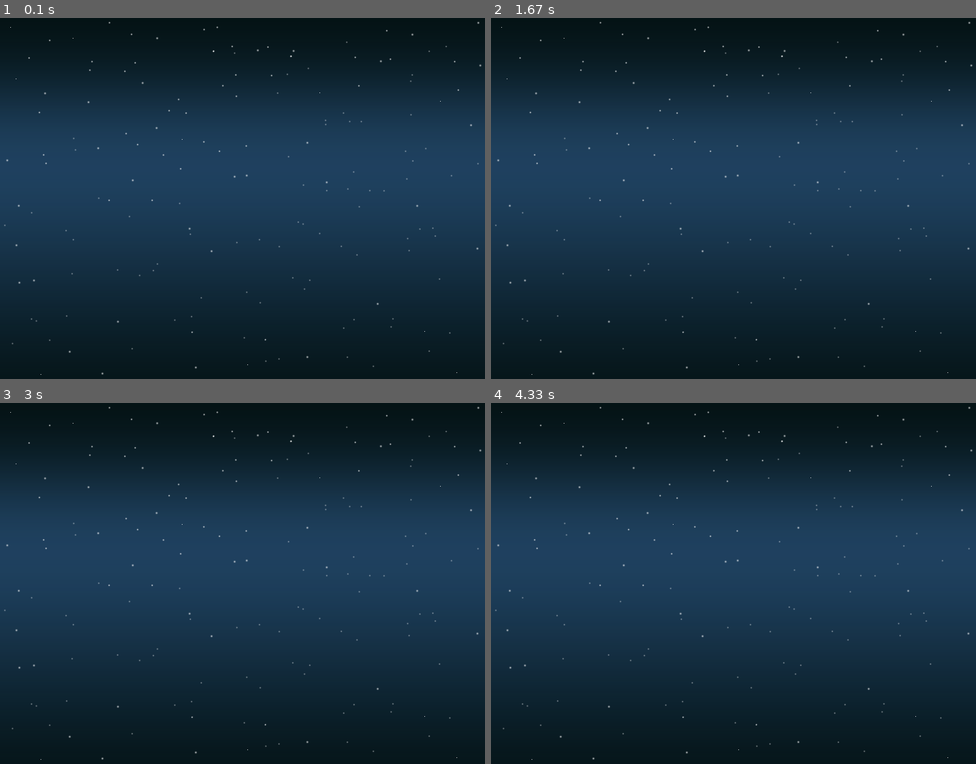
Above: before the commit, frames 1-4 (two rows, left to right).
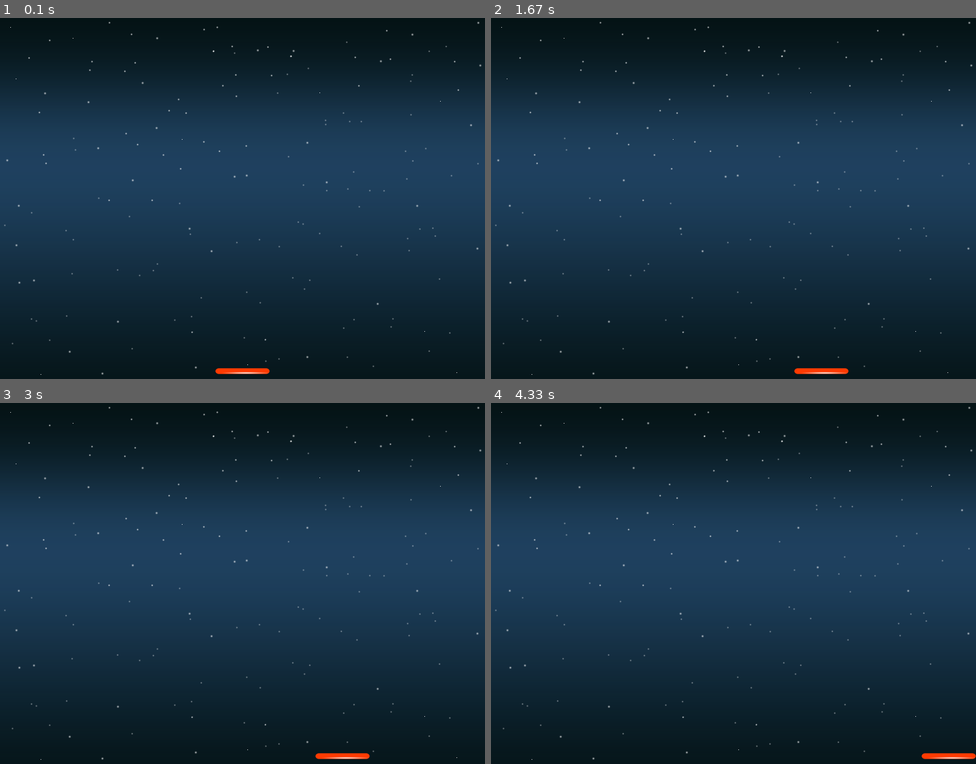
Above: after the commit, the same moments.

Repository: anbreaker/k8ArkanoidPyGame
Game: pygame game, started from main.py
The game is run twice, just before and just after one commit, with the same random seed, the same clock (stepped at 60 frames per second) and the same inputs.
Inputs:
- Up to frame 1 (0.1 s): no input
- Up to frame 2 (1.67 s): hold Right 0.33-0.8 s; hold Right 0.83-1.3 s; hold Left from 1.33 s (still down)
- Up to frame 3 (3 s): release Left at 1.87 s; hold Left 1.9-2.3 s; hold Right 2.33-2.97 s
- Up to frame 4 (4.33 s): hold Left 3-3.47 s; hold Right 3.5-3.97 s; hold Right from 4 s (still down)

The runs differ from the first frame. In frame 1, 0.2% of the frame differs, in the area x 44-56%, y 96-99%; in frame 2, 0.2%; in frame 3, 0.2%; in frame 4, 0.2%.

Commit message:
raqueta y movimiento en pantalla creado

Diff:
--- a/entities.py
+++ b/entities.py
@@ -0,0 +1,30 @@
+import pygame as pg
+from pygame.locals import *
+
+FPS = 60
+
+
+class Racket(pg.sprite.Sprite):
+    pictures = 'racket_horizontal.png'
+    speed = 10
+
+    def __init__(self, x=355, y=580):
+        self.x = x
+        self.y = y
+
+        pg.sprite.Sprite.__init__(self)
+
+        self.image = pg.image.load(
+            'resources/{}'.format(self.pictures)).convert_alpha()
+
+        self.rect = self.image.get_rect()
+        self.rect.x = x
+        self.rect.y = y
+        self.w = self.rect.w
+        self.h = self.rect.h
+
+    def go_left(self):
+        self.rect.x = max(0, self.rect.x - self.speed)
+
+    def go_right(self):
+        self.rect.x = min(self.rect.x + self.speed, 800-self.w)
--- a/main.py
+++ b/main.py
@@ -2,6 +2,7 @@
 from pygame.locals import *
 import sys
 from random import randint
+from entities import *
 
 FPS = 60
 
@@ -14,7 +15,11 @@
         self.screen = pg.display.set_mode((800, 600))
         pg.display.set_caption('Arkanoid pyGame!')
 
-        self.background_img = pg.image.load('resources/fondo.png').convert()
+        self.background_img = pg.image.load('resources/background.png').convert()
+        self.player = Racket()
+
+        self.allSprites = pg.sprite.Group()
+        self.allSprites.add(self.player)
 
     def gameOver(self):
         pg.quit()
@@ -25,12 +30,31 @@
             if event.type == QUIT:
                 self.gameOver()
 
+            if event.type == KEYDOWN:
+                if event.key == K_LEFT:
+                    self.player.go_left()
+
+                if event.key == K_RIGHT:
+                    self.player.go_right()
+
+        keys_pressed = pg.key.get_pressed()
+        if keys_pressed[K_LEFT]:
+            self.player.go_left()
+
+        if keys_pressed[K_RIGHT]:
+            self.player.go_right()
+
     def mainloop(self):
         while True:
             dt = self.clock.tick(FPS)
 
             self.handleEvents()
-            self.screen.blit(self.background_img, (0,0))
+
+            self.screen.blit(self.background_img, (0, 0))
+
+            self.allSprites.update(dt)
+            self.allSprites.draw(self.screen)
+
             pg.display.flip()
 
 
Binary file added: resources/background-.png
Binary file changed: resources/background.png
Binary file added: resources/ball.png
Binary file removed: resources/fondo.png
Binary file added: resources/racket_horizontal.png
Binary file added: resources/tile.png
